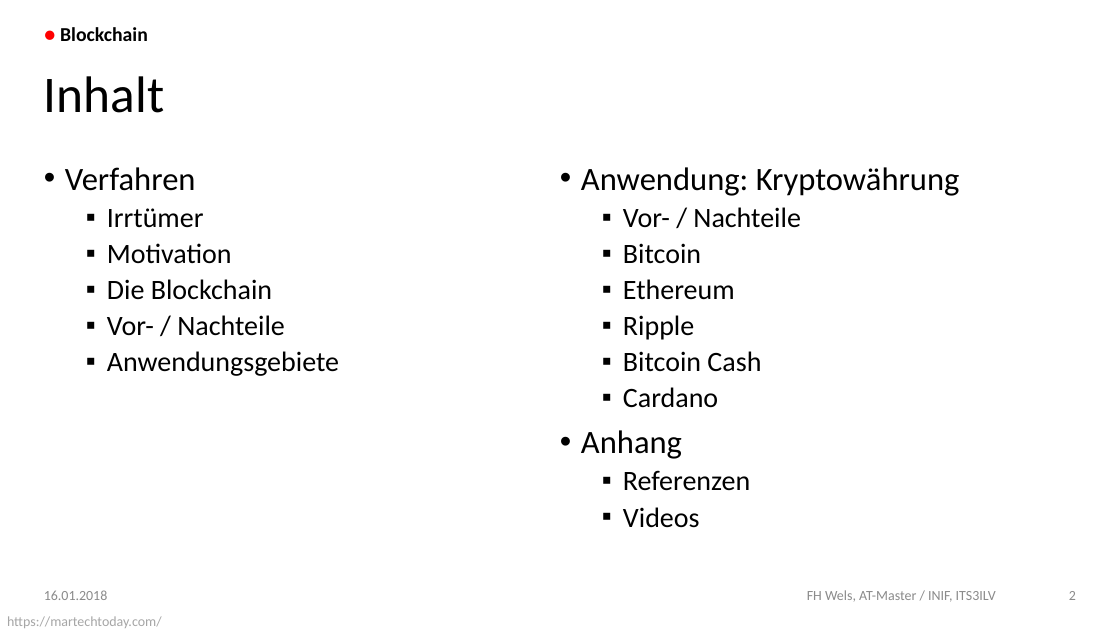
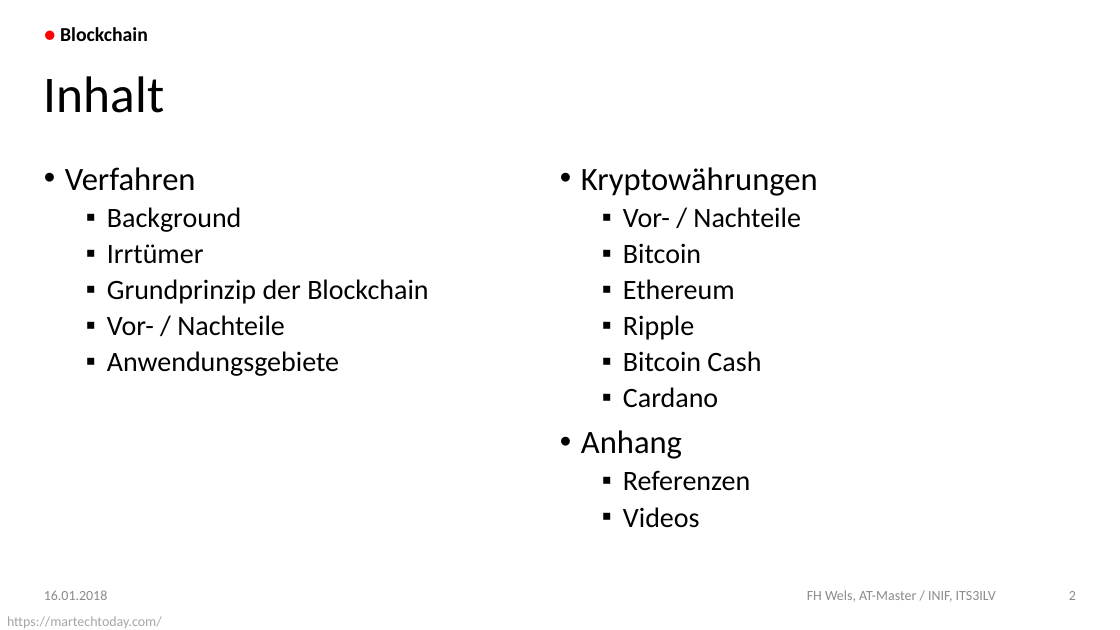
Before and after one commit to DoSchoe/ITS, a slide deck: slide 2 of Präsentation/Blockchain – Technologie.pptx. Drawn at 1120x630 pixels with LibreOffice and Linux fonts; fonts in the diff are those of the drawing; background and template pictures are left out. Boxes give left, top, right and bottom in pixels: in the first picture for what was removed or moved away, otherwise in the second. Text is boxed around its words. In the diff, an @@ line names an element or a change of style, - is before the commit and + after.

```diff
--- a/Präsentation/Blockchain – Technologie.pptx
+++ b/Präsentation/Blockchain – Technologie.pptx
@@ text at (x1=581, y1=167, x2=818, y2=196): text changed @@
-• Anwendung: Kryptowährung
+• Kryptowährungen
@@ text at (x1=107, y1=207, x2=242, y2=232): paragraph added @@
+  ▪ Background
@@ text at (x1=107, y1=279, x2=428, y2=304): text changed @@
-  ▪ Motivation
-  ▪ Die Blockchain
+  ▪ Grundprinzip der Blockchain
```
Also in this commit, not shown: 9 other slides changed.
